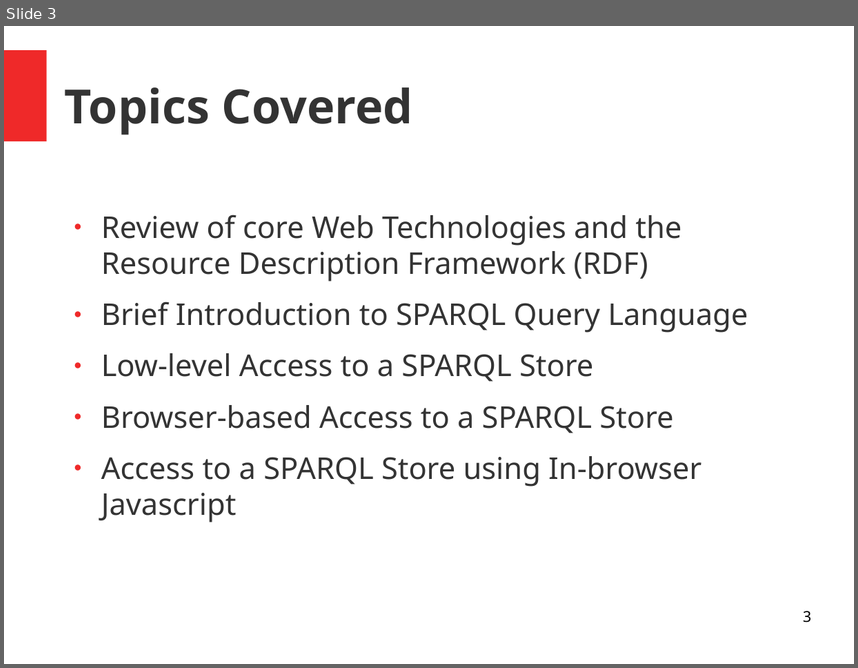
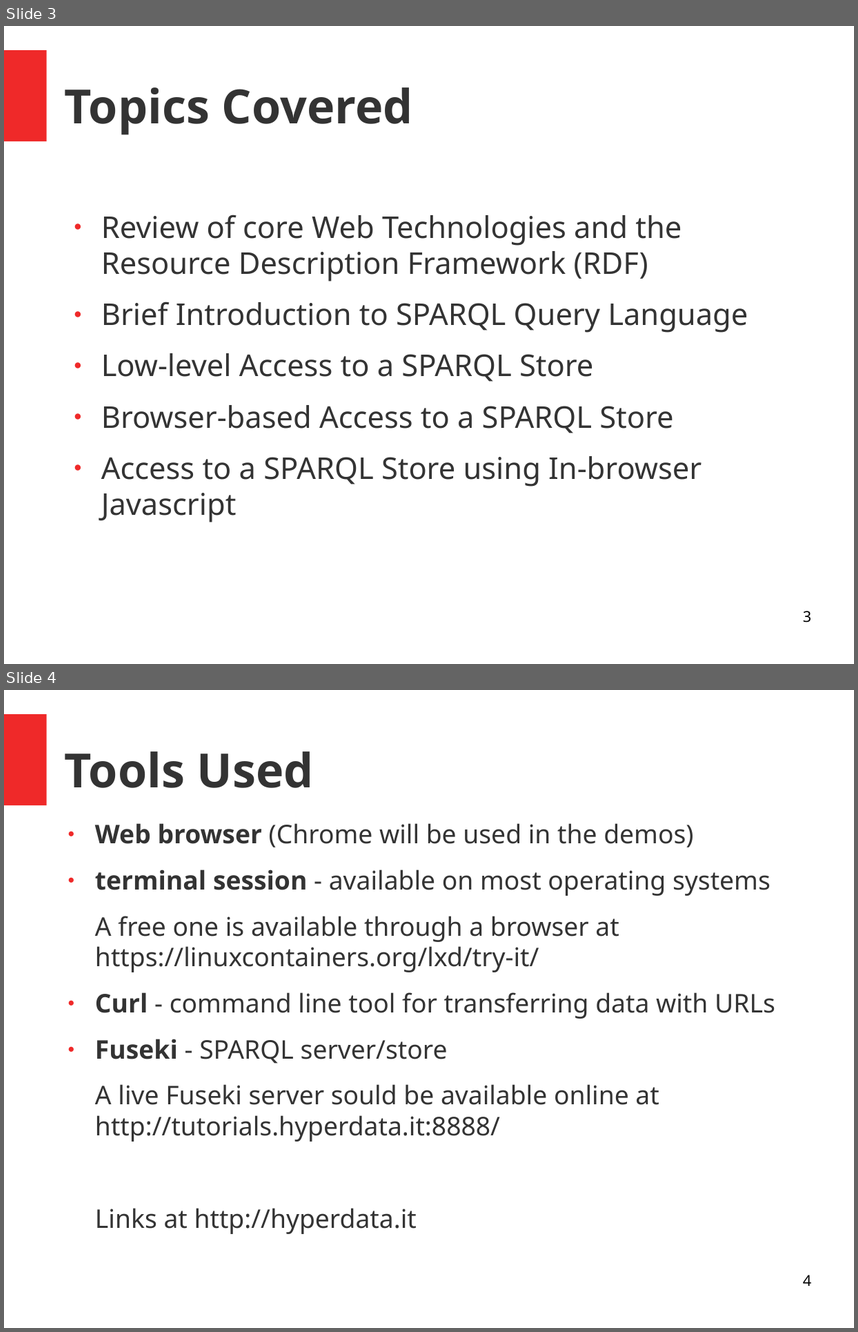
Before and after one commit to danja/danja.github.io, a slide deck: tutorials/browser-sparql-apps/slides.odp. Shown one above the other, each under a label of ours: slide 3 before the commit, slides 3 and 4 after it. The pictures are 858x668 and 858x1332 pixels, drawn with LibreOffice and Linux fonts; fonts in the diff are those of the drawing. Boxes give left, top, right and bottom in pixels: in the first picture for what was removed or moved away, otherwise in the second. Text is boxed around its words. In the diff, an @@ line names an element or a change of style, - is before the commit and + after.

```diff
--- a/tutorials/browser-sparql-apps/slides.odp
+++ b/tutorials/browser-sparql-apps/slides.odp
@@ slide 4 added at (4, 690, 854, 1328), background #FFFFFF; not listed: 1 template element that a slide beside it also shows @@
@@ title added at (65, 751, 314, 788), 44 pt, text #333333, bold @@
+Tools Used
@@ text added at (95, 823, 775, 1141), 24 pt, text #333333 @@
+● Web browser (Chrome will be used in the demos)
+● terminal session - available on most operating systems
+A free one is available through a browser at https://linuxcontainers.org/lxd/try-it/
+● Curl - command line tool for transferring data with URLs
+● Fuseki - SPARQL server/store
+A live Fuseki server sould be available online at http://tutorials.hyperdata.it:8888/
+Links at http://hyperdata.it
@@ page number added at (803, 1274, 811, 1285), 14 pt, text #000000 @@
+4
```
Also in this commit, not shown: 1 slide changed, 2 other slides added, 9 other files.
